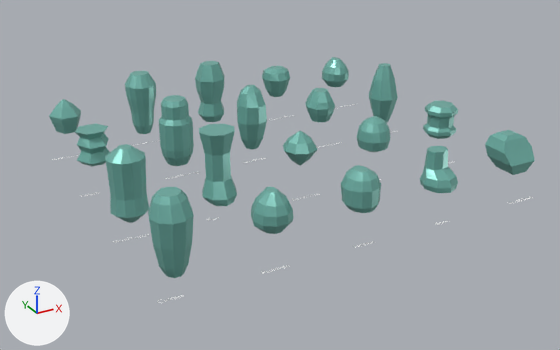
Two versions of the Blender file ArtSource/ActorModules/Emberfall-ActorModules.blend, one commit apart.
The view is the same before and after, from a camera (50 mm lens) standing at (-5.22, -14.43, 9.14) and looking at (5.33, 4.76, -0.45). The axes (+X, +Y, +Z) are drawn at lower left. The lights are the same throughout. The picture after the commit comes second.

Before the edit, the objects in view are built like this:
```python
ob_bosshousing = bpy.data.objects.new('BossHousing', me_bosshousing)
ob_bosshousing.location = (2.5, 6.0, 1.1)
ob_bossplate = bpy.data.objects.new('BossPlate', me_bossplate)
ob_bossplate.location = (5.0, 6.0, 1.1)
ob_hammer = bpy.data.objects.new('Hammer', me_hammer)
ob_hammer.location = (10.0, 3.0, 1.1)
ob_paw = bpy.data.objects.new('Paw', me_paw)
ob_paw.location = (2.5, 3.0, 1.1)
ob_slime = bpy.data.objects.new('Slime', me_slime)
ob_slime.location = (7.5, 3.0, 1.1)
ob_spiritcore = bpy.data.objects.new('SpiritCore', me_spiritcore)
ob_spiritcore.location = (5.0, 3.0, 1.1)
ob_staffcrown = bpy.data.objects.new('StaffCrown', me_staffcrown)
ob_staffcrown.location = (0.0, 9.0, 1.1)
ob_wolfhead = bpy.data.objects.new('WolfHead', me_wolfhead)
ob_wolfhead.location = (10.0, 0.0, 1.1)
ob_wolftorso = bpy.data.objects.new('WolfTorso', me_wolftorso)
ob_wolftorso.location = (0.0, 3.0, 1.1)
# also in view: 'Totem' at (0.0, 6.0, 1.1); 'BarkTorso' at (5.0, 9.0, 1.1); 'ClothTorso' at (2.5, 9.0, 1.1); 'Cuirass' at (0.0, 0.0, 1.1); 'Boot' at (7.5, 0.0, 1.1)
```
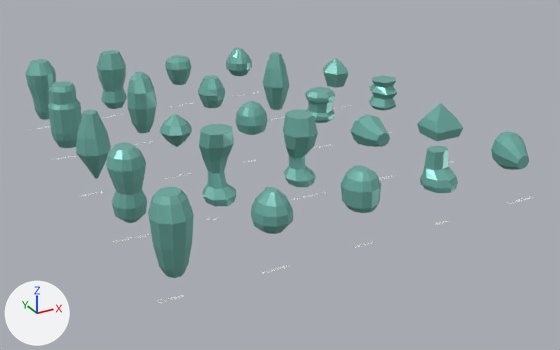
Diff of the bpy script that builds the scene:
```diff
--- a/ArtSource/ActorModules/Emberfall-ActorModules.blend.py
+++ b/ArtSource/ActorModules/Emberfall-ActorModules.blend.py
@@ me_wolfhead @@
-me_wolfhead.from_pydata(...)  # 20 vertices, 18 faces; spans x -0.5..0.5, y -0.5..0.5, z -0.5..0.5
+me_wolfhead.from_pydata(...)  # 50 vertices, 42 faces; spans x -0.5..0.5, y -0.5..0.5, z -0.5..0.5
+# me_wolfhead part 1: the whole mesh is rebuilt
 me_wolfhead.materials.append(mat_preview_jade_bronze)
@@ me_wolftorso @@
-me_wolftorso.from_pydata(...)  # 72 vertices, 62 faces; spans x -0.5..0.5, y -0.5..0.5, z -1.0..1.0
+me_wolftorso.from_pydata(...)  # 96 vertices, 86 faces; spans x -0.5..0.5, y -0.5..0.5, z -1.0..1.0
+# me_wolftorso part 2
+# 71 vertices are removed from x -0.5..0.5, y -0.5..0.5, z -1.0..1.0
+# 62 faces are deleted
+# 95 vertices are added at x -0.5..0.5, y -0.5..0.5, z -1.0..1.0
+# 86 new faces join them
 me_wolftorso.materials.append(mat_preview_jade_bronze)
@@ me_paw @@
-me_paw.from_pydata(...)  # 40 vertices, 34 faces; spans x -0.5..0.5, y -0.5..0.5, z -1.0..1.0
+me_paw.from_pydata(...)  # 56 vertices, 50 faces; spans x -0.5..0.5, y -0.5..0.5, z -1.0..1.0
+# me_paw part 3
+# 39 vertices are removed from x -0.5..0.5, y -0.47..0.5, z -1.0..1.0
+# 34 faces are deleted
+# 55 vertices are added at x -0.5..0.5, y -0.49..0.5, z -1.0..1.0
+# 50 new faces join them
 me_paw.materials.append(mat_preview_jade_bronze)
@@ ob_spiritcore @@
 ob_spiritcore = bpy.data.objects.new('SpiritCore', me_spiritcore)
-ob_spiritcore.location = (5.0, 3.0, 1.1)
+ob_spiritcore.location = (2.5, 6.0, 1.1)
@@ ob_slime @@
 ob_slime = bpy.data.objects.new('Slime', me_slime)
-ob_slime.location = (7.5, 3.0, 1.1)
+ob_slime.location = (5.0, 6.0, 1.1)
@@ ob_hammer @@
 ob_hammer = bpy.data.objects.new('Hammer', me_hammer)
-ob_hammer.location = (10.0, 3.0, 1.1)
+ob_hammer.location = (7.5, 6.0, 1.1)
@@ ob_bosshousing @@
 ob_bosshousing = bpy.data.objects.new('BossHousing', me_bosshousing)
-ob_bosshousing.location = (2.5, 6.0, 1.1)
+ob_bosshousing.location = (0.0, 9.0, 1.1)
@@ ob_bossplate @@
 ob_bossplate = bpy.data.objects.new('BossPlate', me_bossplate)
-ob_bossplate.location = (5.0, 6.0, 1.1)
+ob_bossplate.location = (2.5, 9.0, 1.1)
@@ ob_swordguard @@
 ob_swordguard = bpy.data.objects.new('SwordGuard', me_swordguard)
-ob_swordguard.location = (7.5, 6.0, 1.1)
+ob_swordguard.location = (5.0, 9.0, 1.1)
@@ ob_bowlimb @@
 ob_bowlimb = bpy.data.objects.new('BowLimb', me_bowlimb)
-ob_bowlimb.location = (10.0, 6.0, 1.1)
+ob_bowlimb.location = (7.5, 9.0, 1.1)
@@ ob_clothtorso @@
 ob_clothtorso = bpy.data.objects.new('ClothTorso', me_clothtorso)
-ob_clothtorso.location = (2.5, 9.0, 1.1)
+ob_clothtorso.location = (0.0, 12.0, 1.1)
@@ ob_barktorso @@
 ob_barktorso = bpy.data.objects.new('BarkTorso', me_barktorso)
-ob_barktorso.location = (5.0, 9.0, 1.1)
+ob_barktorso.location = (2.5, 12.0, 1.1)
@@ ob_cuirassplate @@
 ob_cuirassplate = bpy.data.objects.new('CuirassPlate', me_cuirassplate)
-ob_cuirassplate.location = (7.5, 9.0, 1.1)
+ob_cuirassplate.location = (5.0, 12.0, 1.1)
@@ ob_clothshoulder @@
 ob_clothshoulder = bpy.data.objects.new('ClothShoulder', me_clothshoulder)
-ob_clothshoulder.location = (10.0, 9.0, 1.1)
+ob_clothshoulder.location = (7.5, 12.0, 1.1)
@@ ob_wolftail @@
+ob_wolftail = bpy.data.objects.new('WolfTail', me_wolftail)  # 40 vertices, 34 faces; spans x -0.5..0.5, y -0.5..0.5, z -1.0..1.0; in mat_preview_jade_bronze (cyan #76b8ad)
+ob_wolftail.location = (0.0, 6.0, 1.1)
@@ ob_wolfear @@
+ob_wolfear = bpy.data.objects.new('WolfEar', me_wolfear)  # 16 vertices, 14 faces; spans x -0.5..0.5, y -0.5..0.5, z -0.5..0.5; in mat_preview_jade_bronze (cyan #76b8ad)
+ob_wolfear.location = (10.0, 3.0, 1.1)
@@ ob_wolfmuzzle @@
+ob_wolfmuzzle = bpy.data.objects.new('WolfMuzzle', me_wolfmuzzle)  # 32 vertices, 26 faces; spans x -0.5..0.5, y -0.5..0.5, z -0.5..0.5; in mat_preview_jade_bronze (cyan #76b8ad)
+ob_wolfmuzzle.location = (7.5, 3.0, 1.1)
@@ ob_wolfhindleg @@
+ob_wolfhindleg = bpy.data.objects.new('WolfHindLeg', me_wolfhindleg)  # 56 vertices, 50 faces; spans x -0.5..0.5, y -0.5..0.5, z -1.0..1.0; in mat_preview_jade_bronze (cyan #76b8ad)
+ob_wolfhindleg.location = (5.0, 3.0, 1.1)
```

What differs and where, as boxes (x1, y1, x2, y2) in the pictures (560 x 350 px):
'BossHousing', moved
    before: (159, 95, 194, 166)
    after: (48, 81, 82, 148)
'BossPlate', moved
    before: (237, 85, 267, 149)
    after: (127, 72, 157, 133)
'BarkTorso', moved
    before: (195, 61, 225, 122)
    after: (97, 50, 127, 109)
'WolfTorso', reshaped (7% narrower)
    before: (105, 144, 149, 223)
    after: (106, 142, 147, 223)
'ClothTorso', moved
    before: (125, 71, 156, 134)
    after: (25, 59, 56, 120)
'Paw', reshaped
    before: (199, 124, 237, 206)
    after: (199, 124, 236, 207)
'BowLimb', moved
    before: (369, 63, 398, 123)
    after: (263, 52, 289, 110)
'WolfHindLeg', added (cyan)
    after: (283, 110, 318, 187)
'Hammer', moved
    before: (423, 101, 458, 139)
    after: (305, 87, 336, 123)
'Slime', moved
    before: (356, 116, 390, 152)
    after: (235, 101, 268, 135)
'WolfTail', added (cyan)
    after: (76, 110, 111, 179)
'WolfHead', reshaped (24% narrower, 13% shorter)
    before: (485, 130, 535, 175)
    after: (491, 131, 529, 170)
'SwordGuard', moved
    before: (305, 88, 335, 122)
    after: (198, 75, 225, 108)
'SpiritCore', moved
    before: (283, 131, 317, 165)
    after: (160, 114, 192, 147)
'CuirassPlate', moved
    before: (262, 66, 290, 97)
    after: (165, 55, 192, 85)
'ClothShoulder', moved
    before: (322, 57, 349, 87)
    after: (226, 48, 252, 76)
'WolfEar', added (cyan)
    after: (417, 103, 463, 141)
'WolfMuzzle', added (cyan)
    after: (350, 115, 390, 147)
